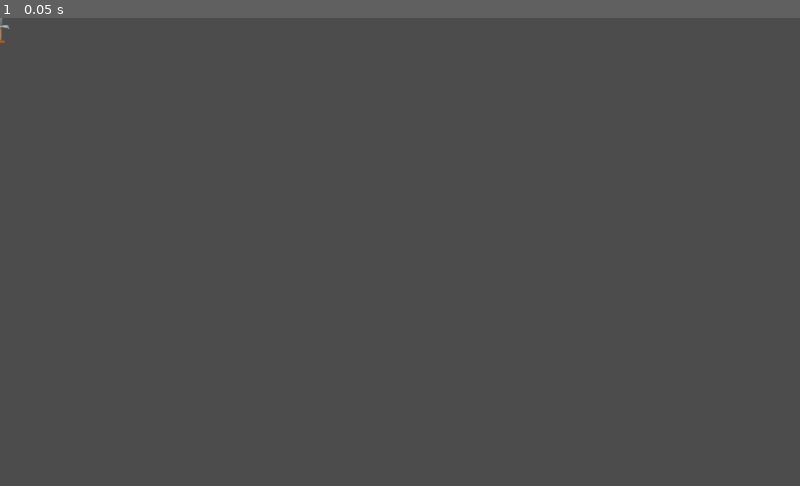
Above: before the commit, frame 1.
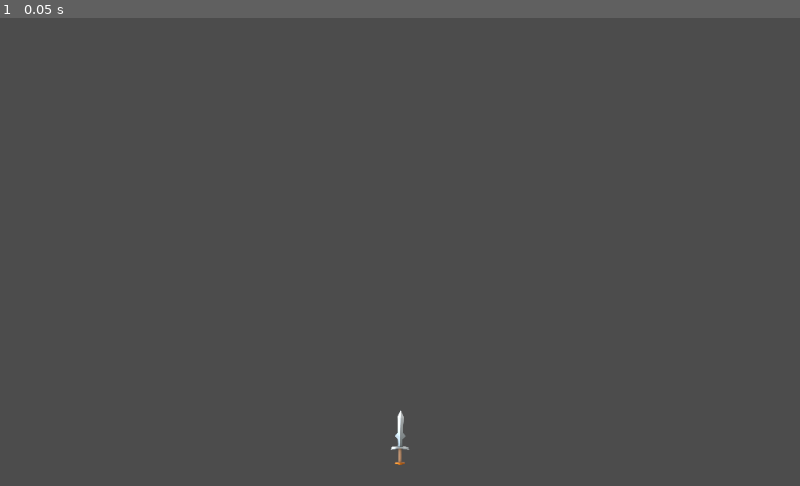
Above: after the commit, the same moment.

Repository: efenstakes/fruity-game
Game: Godot game, scene res://scenes/Knife.tscn
Same seed, same stepped clock (60 frames per second), same inputs: the game is played once before the commit and once after it. The project has no main scene, so this scene is started directly.
Inputs:
- Up to frame 1 (0.05 s): no input

The runs differ from the first frame. In frame 1, 0.1% of the frame differs, in the area x 0-52%, y 0-96%.

Commit message:
add knife script logic and update scene to add touch screen button

Diff:
--- a/scenes/Knife.tscn
+++ b/scenes/Knife.tscn
@@ -1,13 +1,16 @@
-[gd_scene load_steps=3 format=2]
+[gd_scene load_steps=4 format=2]
 
 [ext_resource path="res://assets/knifes/Sword374.png" type="Texture" id=1]
+[ext_resource path="res://scripts/Knife.gd" type="Script" id=2]
 
 [sub_resource type="CapsuleShape2D" id=1]
 height = 52.0
 
-[node name="Knife" type="Area2D"]
+[node name="Knife" type="Area2D" groups=["KNIFE"]]
+script = ExtResource( 2 )
 
 [node name="Sprite" type="Sprite" parent="."]
+visible = false
 position = Vector2( -0.5, 0 )
 rotation = -0.628319
 scale = Vector2( 0.1, 0.1 )
@@ -15,3 +18,11 @@
 
 [node name="CollisionShape2D" type="CollisionShape2D" parent="."]
 shape = SubResource( 1 )
+
+[node name="TouchScreenButton" type="TouchScreenButton" parent="."]
+position = Vector2( -37, -10 )
+rotation = -0.628319
+scale = Vector2( 0.1, 0.1 )
+normal = ExtResource( 1 )
+
+[connection signal="pressed" from="TouchScreenButton" to="." method="_on_TouchScreenButton_pressed"]
--- /dev/null
+++ b/scripts/Knife.gd
@@ -0,0 +1,48 @@
+extends Area2D
+
+
+onready var SpriteButton = $TouchScreenButton
+
+
+var is_paused = false
+var is_in_flight: bool = false
+
+
+
+var SPEED: float = 2000
+var initial_position: Vector2 = Vector2.ZERO
+var initial_button_position: Vector2 = Vector2.ZERO
+
+
+
+
+
+# Called when the node enters the scene tree for the first time.
+func _ready():
+	position_knife()
+	initial_position = position
+	initial_button_position = SpriteButton.position
+
+
+func position_knife():
+	var screen_size: Vector2 = get_viewport().size
+	position.x = screen_size.x/2
+	position.y = screen_size.y - ( screen_size.y / 10 )
+
+
+
+
+
+
+func _on_TouchScreenButton_pressed():
+	print("pressed knife")
+	if is_in_flight:
+		return
+
+	initiate_flight()
+
+
+
+func initiate_flight():
+	is_in_flight = true
+	# signal that we are in flight
